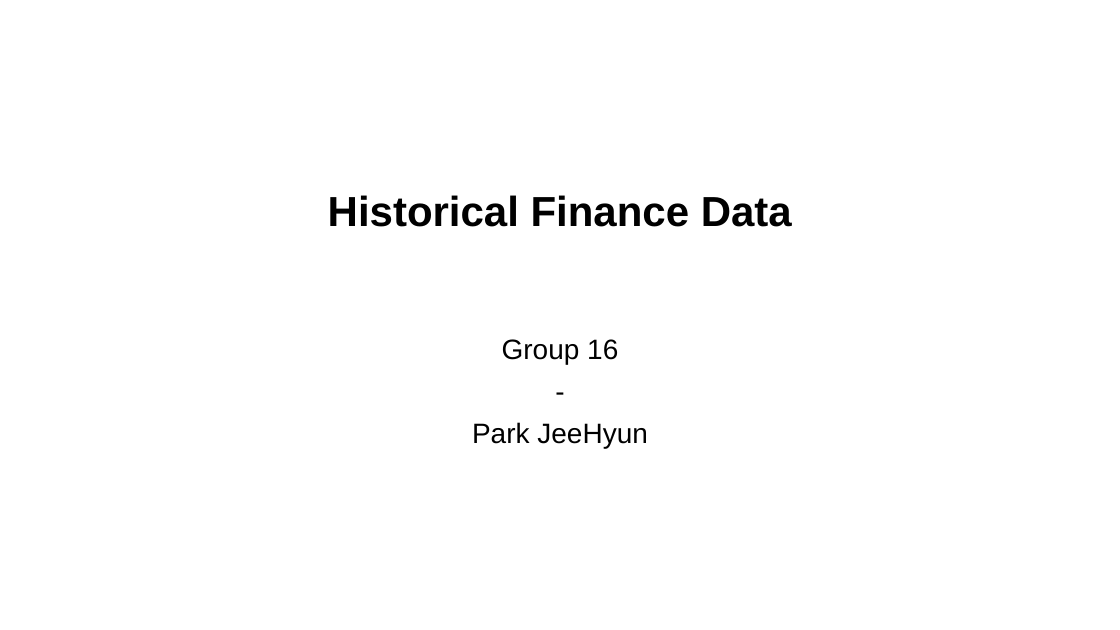
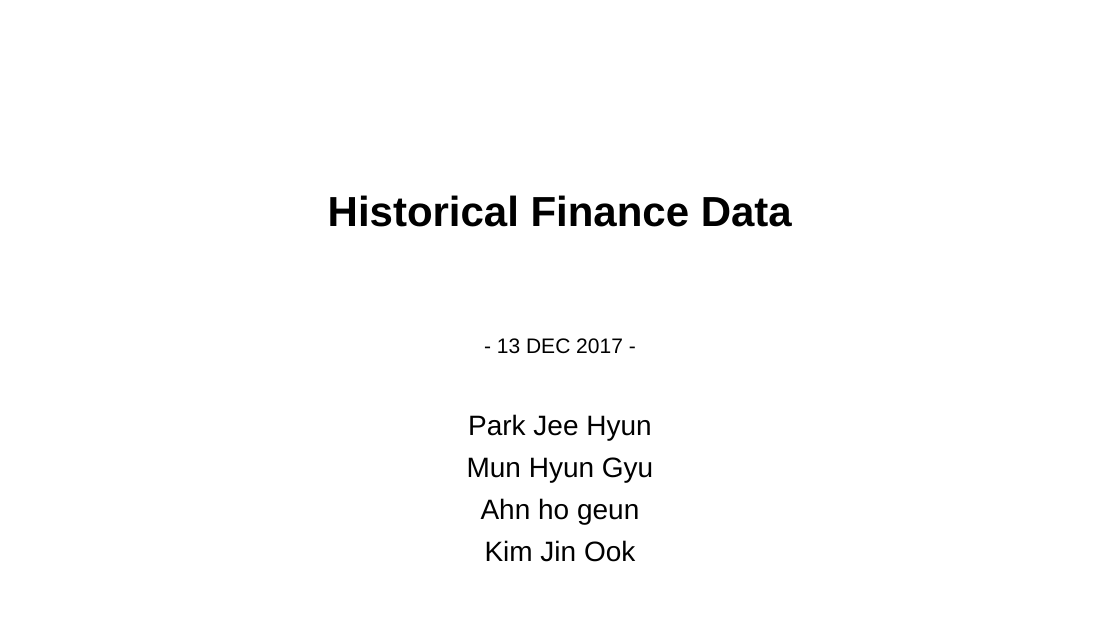
Before and after one commit to jhyun0919/skku_python_proj, a slide deck: slide 1 of etc/skku_term_proj.pptx. Drawn at 1120x630 pixels with LibreOffice and Linux fonts; fonts in the diff are those of the drawing. Boxes give left, top, right and bottom in pixels: in the first picture for what was removed or moved away, otherwise in the second. Text is boxed around its words. In the diff, an @@ line names an element or a change of style, - is before the commit and + after.

```diff
--- a/etc/skku_term_proj.pptx
+++ b/etc/skku_term_proj.pptx
@@ subtitle at [467, 338, 653, 562]: text changed @@
-Group 16
--
-Park JeeHyun
+- 13 DEC 2017 -
+Park Jee Hyun
+Mun Hyun Gyu
+Ahn ho geun
+Kim Jin Ook
```
Also in this commit, not shown: 1 other slide changed, 3 other files.
